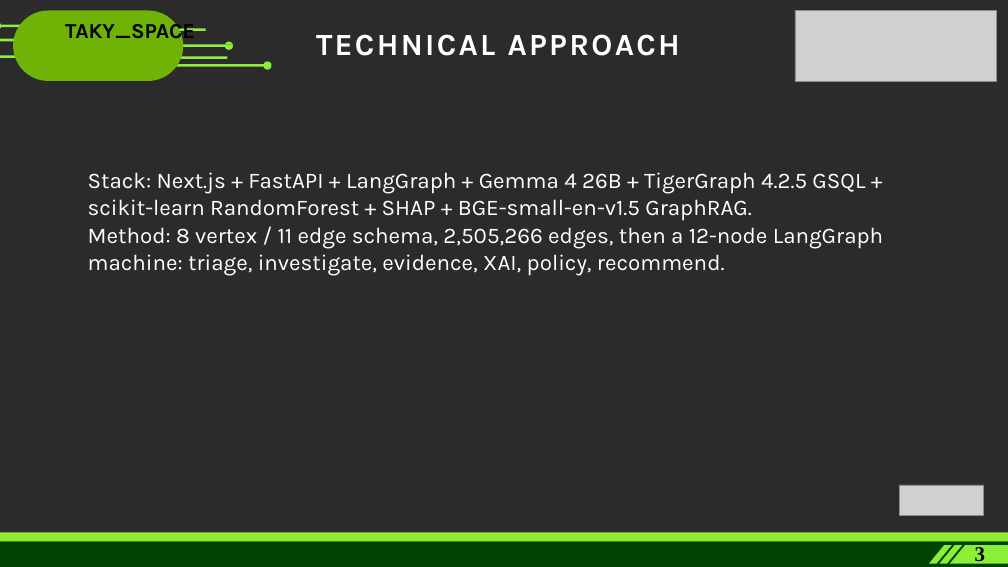
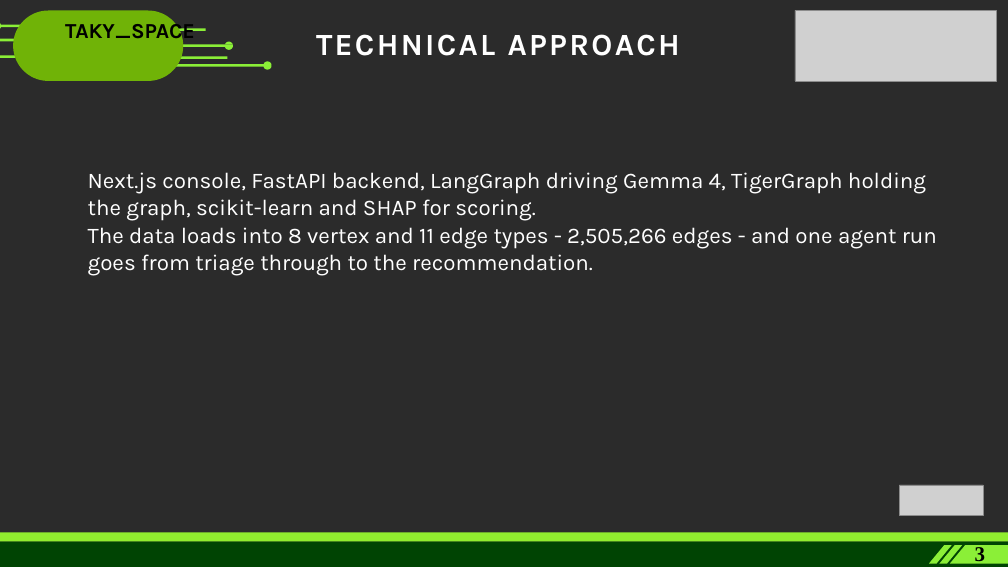
Before and after one commit to Taky170106/HHGOA, a slide deck: slide 3 of docs/HHGoa_2026_Presentation.pptx. Drawn at 1008x567 pixels with LibreOffice and Linux fonts; fonts in the diff are those of the drawing; grey boxes stand for pictures; background and template pictures are left out; a plain dark background stands for a picture behind light text. Boxes give left, top, right and bottom in pixels: in the first picture for what was removed or moved away, otherwise in the second. Text is boxed around its words. In the diff, an @@ line names an element or a change of style, - is before the commit and + after.

```diff
--- a/docs/HHGoa_2026_Presentation.pptx
+++ b/docs/HHGoa_2026_Presentation.pptx
@@ text at (x1=88, y1=172, x2=937, y2=276): text changed @@
-Stack: Next.js + FastAPI + LangGraph + Gemma 4 26B + TigerGraph 4.2.5 GSQL + scikit-learn RandomForest + SHAP + BGE-small-en-v1.5 GraphRAG.
-Method: 8 vertex / 11 edge schema, 2,505,266 edges, then a 12-node LangGraph machine: triage, investigate, evidence, XAI, policy, recommend.
+Next.js console, FastAPI backend, LangGraph driving Gemma 4, TigerGraph holding the graph, scikit-learn and SHAP for scoring.
+The data loads into 8 vertex and 11 edge types - 2,505,266 edges - and one agent run goes from triage through to the recommendation.
```
Also in this commit, not shown: 7 other slides changed.
